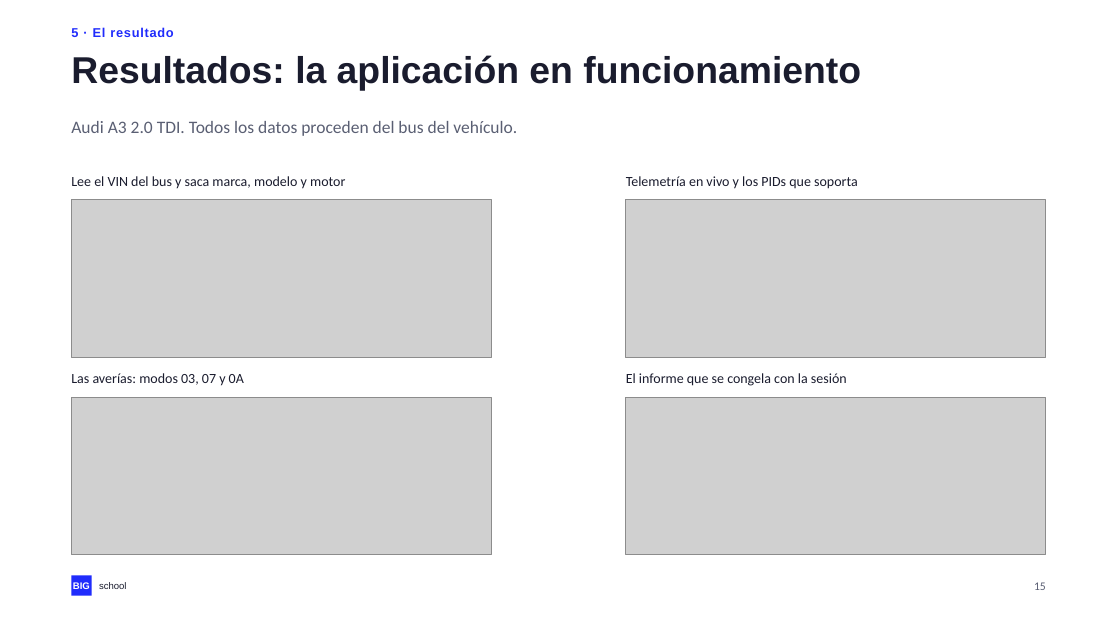
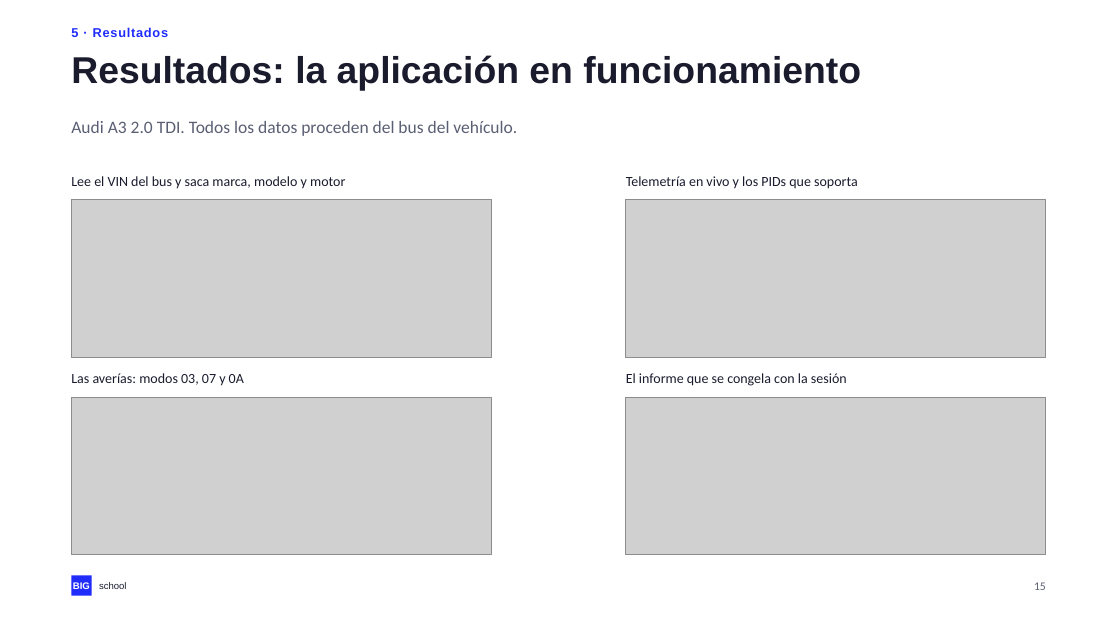
Before and after one commit to NovilloQuinta/intelligent-automotive-diagnostics, a slide deck: slide 15 of docs/presentacion/tfm-intelligent-automotive-diagnostics.pptx. Drawn at 1120x630 pixels with LibreOffice and Linux fonts; fonts in the diff are those of the drawing; grey boxes stand for pictures. Boxes give left, top, right and bottom in pixels: in the first picture for what was removed or moved away, otherwise in the second. Text is boxed around its words. In the diff, an @@ line names an element or a change of style, - is before the commit and + after.

```diff
--- a/docs/presentacion/tfm-intelligent-automotive-diagnostics.pptx
+++ b/docs/presentacion/tfm-intelligent-automotive-diagnostics.pptx
@@ text at bbox=[71, 27, 168, 37]: text changed @@
-5 · El resultado
+5 · Resultados
```
Also in this commit, not shown: 17 other slides changed, 3 other files.
